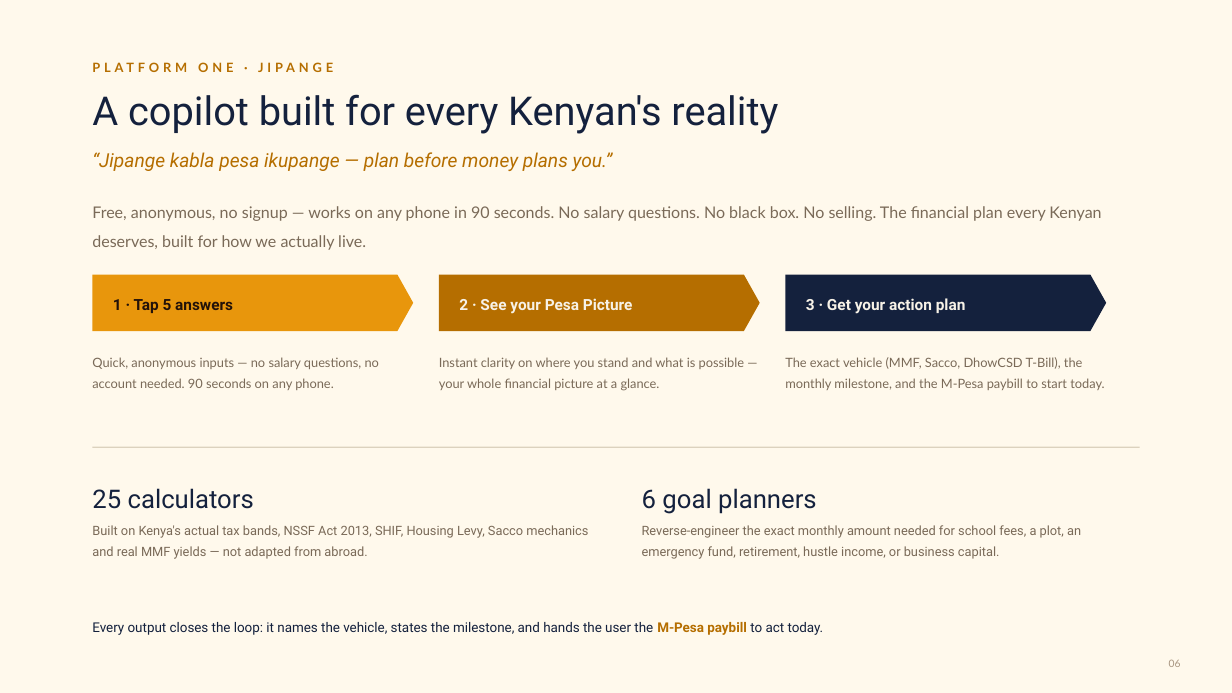
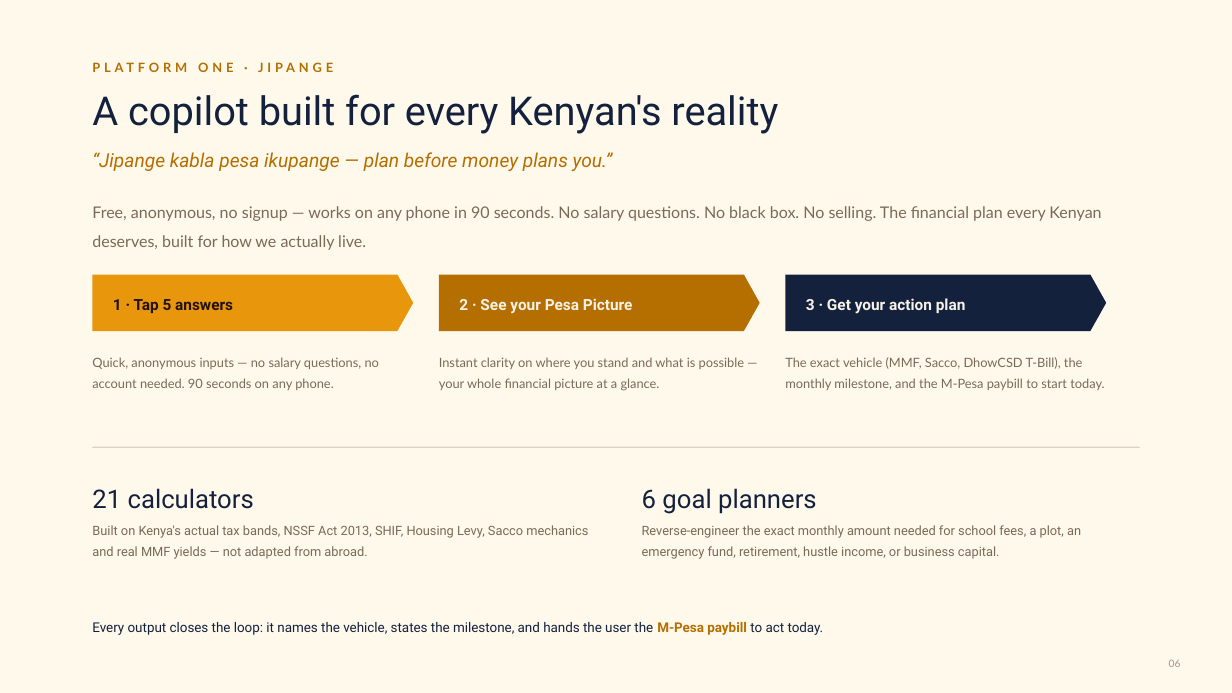
Before and after one commit to PapaDanico/Mwangaza-Yield, a slide deck: slide 6 of public/partners/jipange-mwangaza-partnership-deck.pptx. Drawn at 1232x693 pixels with LibreOffice and Linux fonts; fonts in the diff are those of the drawing. Boxes give left, top, right and bottom in pixels: in the first picture for what was removed or moved away, otherwise in the second. Text is boxed around its words. In the diff, an @@ line names an element or a change of style, - is before the commit and + after.

```diff
--- a/public/partners/jipange-mwangaza-partnership-deck.pptx
+++ b/public/partners/jipange-mwangaza-partnership-deck.pptx
@@ text at (92,488,254,509): text changed @@
-25 calculators
+21 calculators
```
Also in this commit, not shown: 6 other slides changed.
